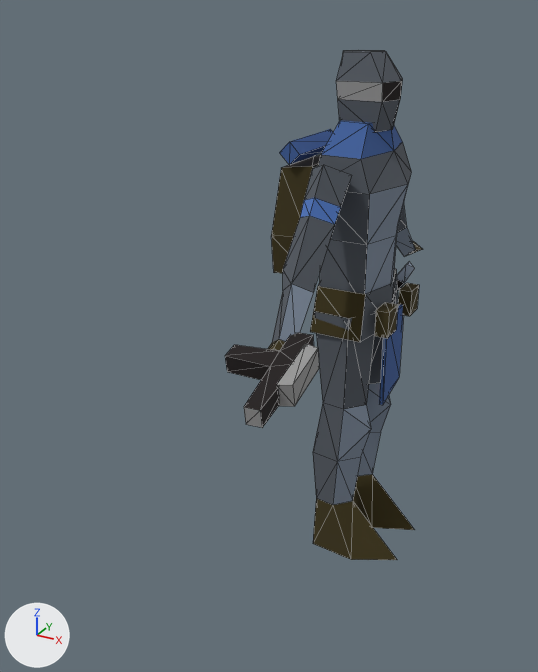
One commit to the Blender file art/models/units/warrior.fremen.blend: the scene before it, then after it.
Rendered twice from a 50 mm camera at (0.395, -0.994, 0.824) aimed at (-0.046, -0.192, 0.423). Lighting does not change. The marker at lower left points along +X, +Y and +Z. The first picture is the older version. Mesh edges are drawn as thin lines.

Names of what the first picture shows: 'body', 'weapons0'.
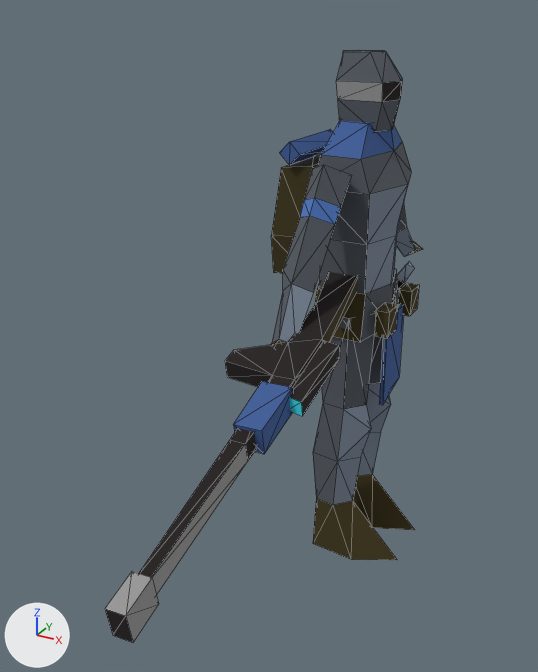
Changed parts and their boxes [x1, y1, x2, y2] in the pictures (538 x 672 px):
```json
{"object": "weapons1", "change": "shown", "after": [139, 272, 357, 595]}
{"object": "weapons2", "change": "shown", "after": [105, 341, 340, 643]}
{"object": "weapons0", "change": "hidden", "before": [225, 333, 319, 428]}
```

The change, as JSON lines over the scene's bpy script:
```json
{"op": "add", "block": "ob_weapons0", "code": "ob_weapons0.hide_set(True)"}
{"op": "remove", "block": "ob_weapons1", "code": "ob_weapons1.hide_set(True)"}
{"op": "remove", "block": "ob_weapons2", "code": "ob_weapons2.hide_set(True)"}
```
